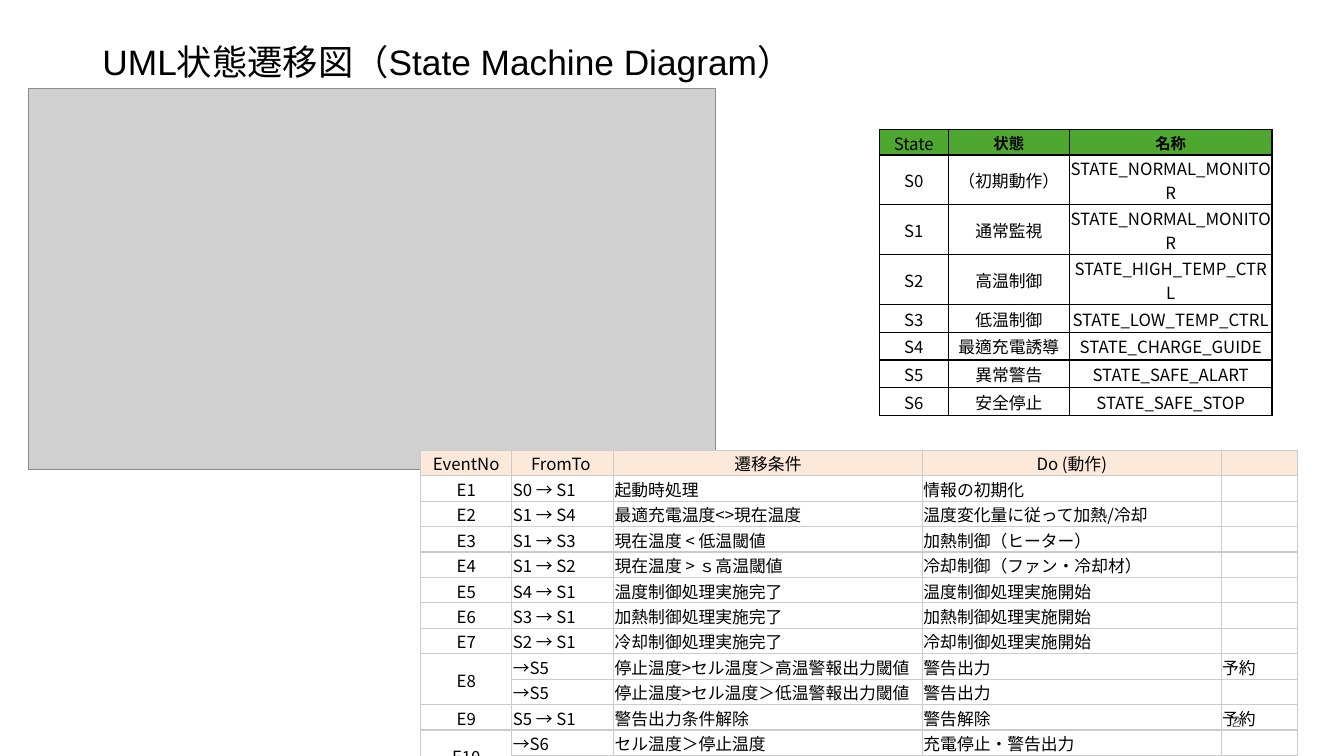
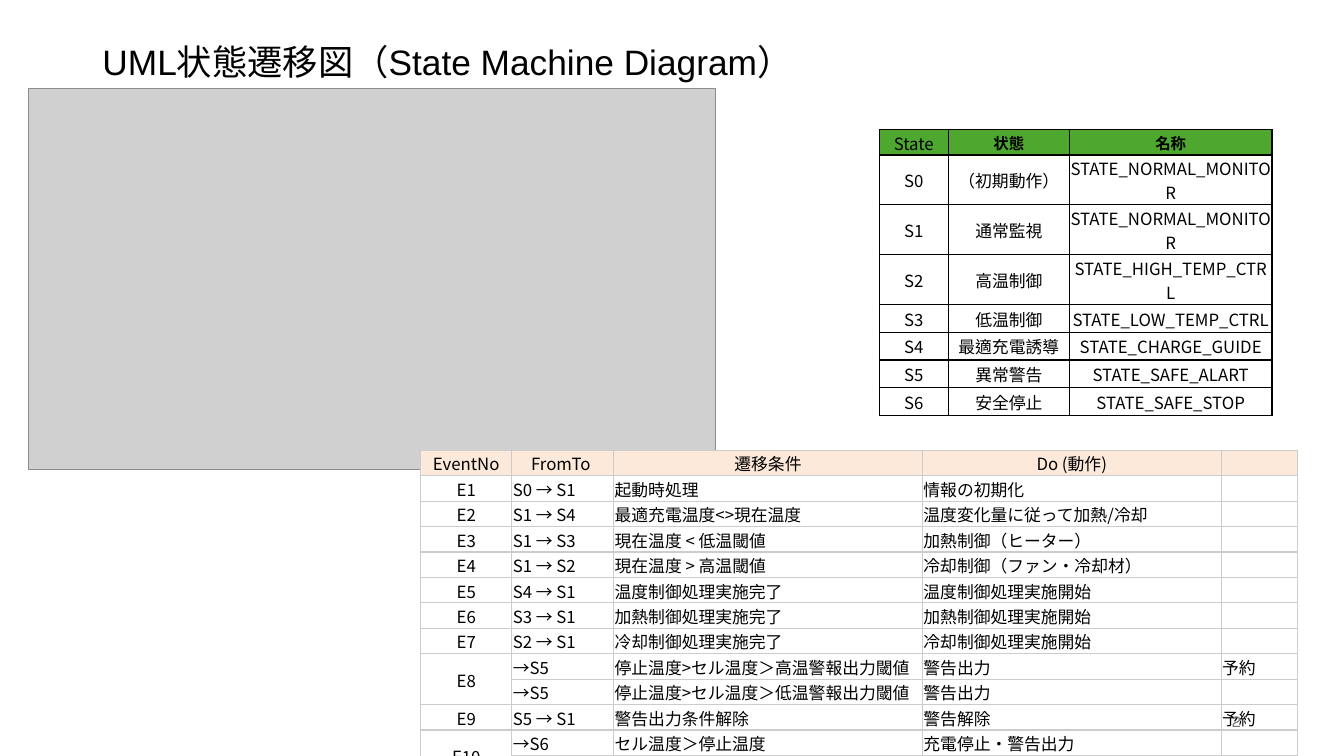
Before and after one commit to KazYag/nyaTraining-python-project, a slide deck: slide 2 of Specification/基本仕様.pptx. Drawn at 1344x756 pixels with LibreOffice and Linux fonts; fonts in the diff are those of the drawing; grey boxes stand for pictures. Boxes give left, top, right and bottom in pixels: in the first picture for what was removed or moved away, otherwise in the second. Text is boxed around its words. In the diff, an @@ line names an element or a change of style, - is before the commit and + after.

```diff
--- a/Specification/基本仕様.pptx
+++ b/Specification/基本仕様.pptx
@@ table at [420, 451, 1297, 756] @@
-row 5, column 3: 現在温度 > ｓ高温閾値
+row 5, column 3: 現在温度 > 高温閾値
```
Also in this commit, not shown: 1 other slide changed, 2 other files.
